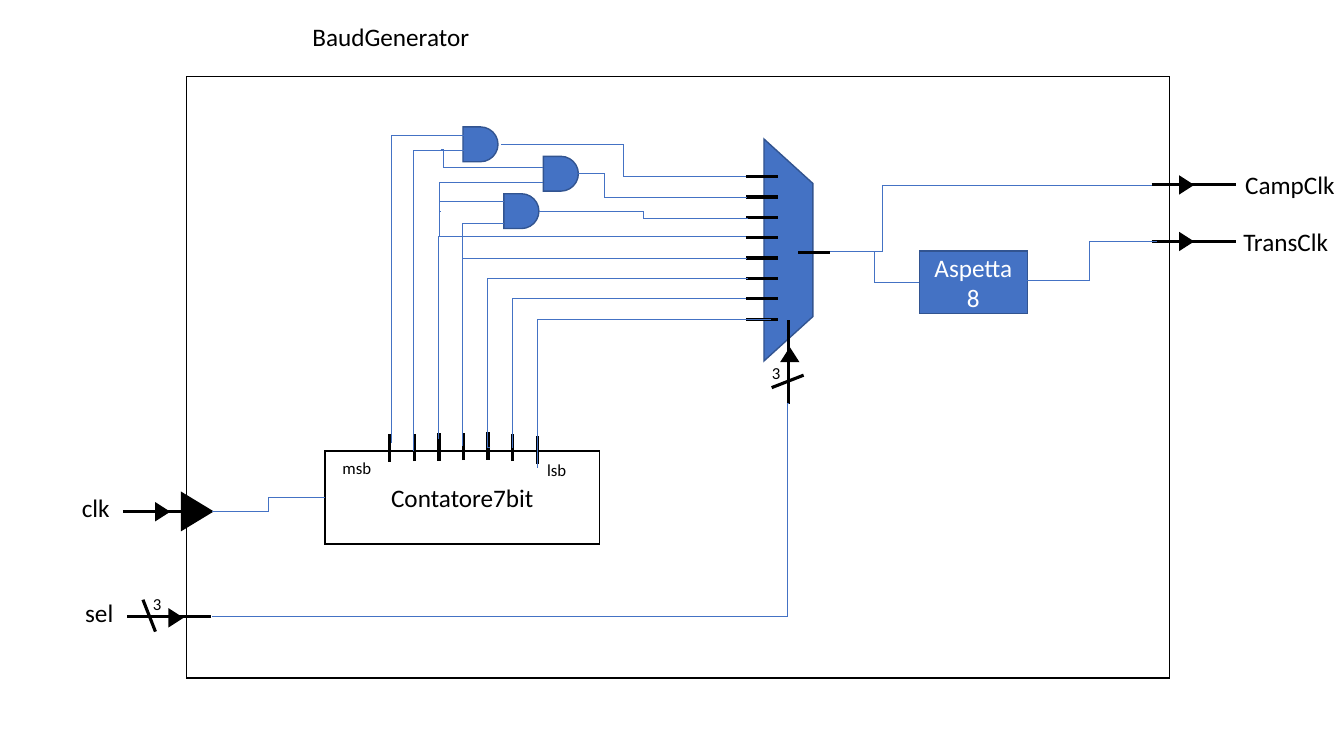
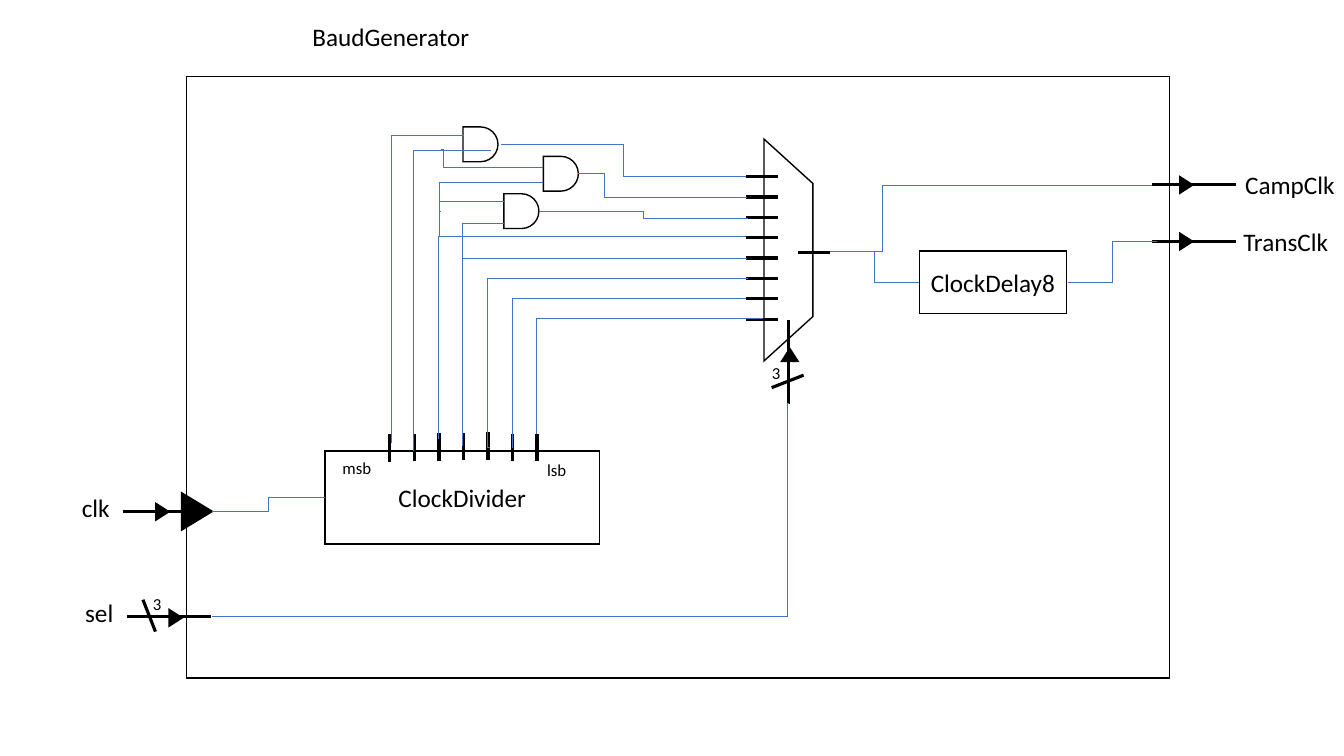
Before and after one commit to FlavioRenzi/UART_Project, a slide deck: slide 8 of UART model.pptx (slide 7 before the commit). Drawn at 1344x756 pixels with LibreOffice and Linux fonts; fonts in the diff are those of the drawing. Boxes give left, top, right and bottom in pixels: in the first picture for what was removed or moved away, otherwise in the second. Text is boxed around its words. In the diff, an @@ line names an element or a change of style, - is before the commit and + after.

```diff
--- a/UART model.pptx
+++ b/UART model.pptx
@@ fill #4472C4 to none; outline #325491 1 pt to #000000 1 pt in 5 elements at bbox=[463, 127, 498, 162], bbox=[504, 194, 539, 229], bbox=[543, 156, 579, 192], bbox=[764, 139, 813, 361], bbox=[920, 251, 1067, 314] @@
@@ rectangle "ClockDelay8": place and size @@
-rectangle "ClockDelay8" at bbox=[920, 251, 1027, 314]
+rectangle "ClockDelay8" at bbox=[920, 251, 1067, 314]
@@ elbow line moved from (1022, 281) - (1157, 242) to (1068, 282) - (1157, 242) @@
@@ text in rectangle at bbox=[931, 274, 1055, 296]: text changed; text colour #FFFFFF to #000000 @@
-Aspetta 8
+ClockDelay8
@@ elbow line moved from (537, 468) - (771, 320) to (537, 442) - (763, 319) @@
@@ line moved from (537, 464) - (537, 437) to (537, 461) - (537, 434) @@
@@ text in rectangle at bbox=[398, 489, 525, 507]: text changed @@
-Contatore7bit
+ClockDivider
```
Also in this commit, not shown: 5 other slides changed, 1 slide added, 1 other file.
